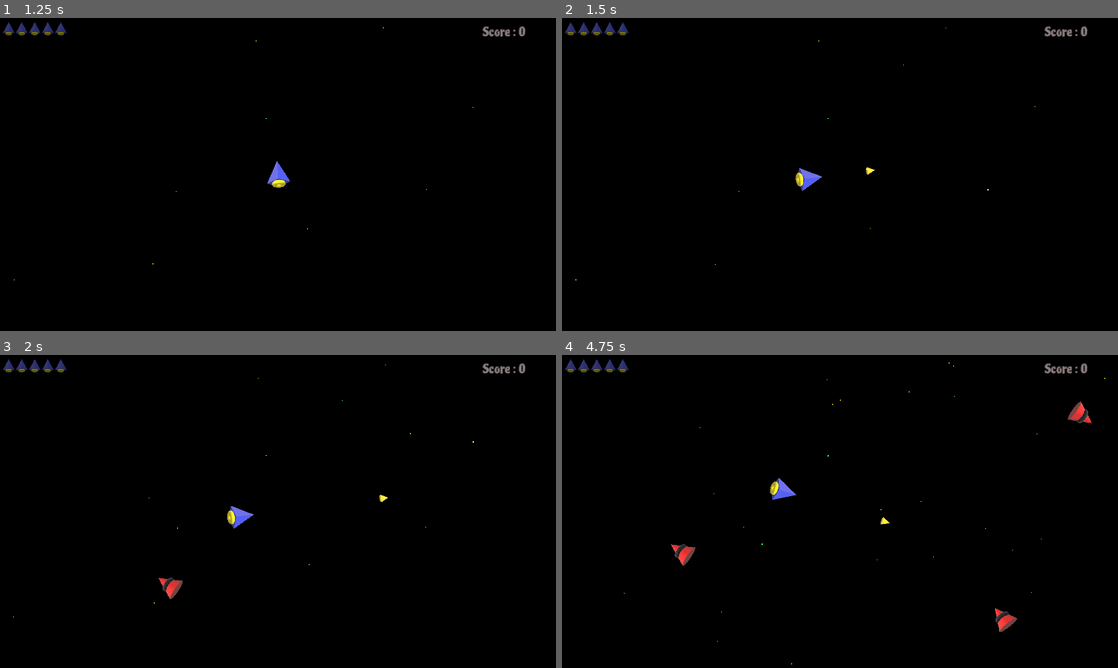
Above: before the commit, frames 1-4 (two rows, left to right).
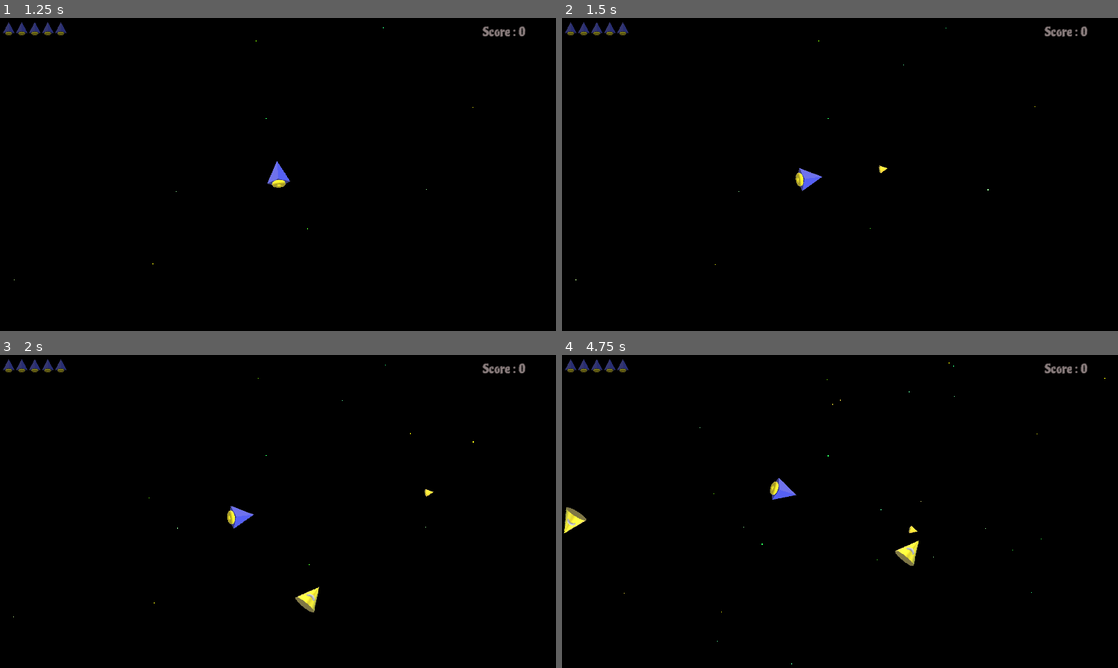
Above: after the commit, the same moments.

Repository: ufrshubham/OneClickRumble
Game: Godot game, scene res://scenes/MainMenu.tscn
Two runs of this game, one before a commit and one after it. Both use one fixed random seed, a clock stepped at 60 frames per second and the inputs below.
Inputs (mouse positions are in pixels of both pictures, inside the frame that each line leads up to):
- Up to frame 1 (1.25 s): click "Play" at 0.5 s
- Up to frame 2 (1.5 s): tap Enter at 1.25 s; move the mouse to (962, 158) at 1.27 s; press the mouse at (962, 158) at 1.28 s
- Up to frame 3 (2 s): no input
- Up to frame 4 (4.75 s): move the mouse to (728, 527) at 2.02 s; release the mouse at (728, 527) at 2.03 s; click (728, 527) at 2.1 s; move the mouse to (895, 442) at 2.77 s; press the mouse at (895, 442) at 2.78 s; move the mouse to (812, 574) at 3.52 s; release the mouse at (812, 574) at 3.53 s; click (812, 574) at 3.6 s; move the mouse to (1006, 558) at 4.27 s; press the mouse at (1006, 558) at 4.28 s

Frame 1 is identical in both runs. In frame 2, less than 0.1% of the frame differs, in the area x 54-59%, y 47-51%; in frame 3, 0.4%; in frame 4, 0.9%, in the area x 0-96%, y 14-89%.

Commit message:
Basic level2 enemy added

Diff:
--- a/scenes/Emeny.tscn
+++ b/scenes/EnemyLevel1.tscn
@@ -1,6 +1,6 @@
 [gd_scene load_steps=5 format=2]
 
-[ext_resource path="res://assets/EnemyRed.png" type="Texture" id=1]
+[ext_resource path="res://assets/EnemyYellow.png" type="Texture" id=1]
 [ext_resource path="res://scripts/Emeny.gd" type="Script" id=2]
 
 [sub_resource type="RectangleShape2D" id=1]
@@ -9,7 +9,7 @@
 [sub_resource type="RectangleShape2D" id=2]
 extents = Vector2( 24.5996, 21.5665 )
 
-[node name="Emeny" type="KinematicBody2D"]
+[node name="EnemyLevel1" type="KinematicBody2D"]
 collision_layer = 4
 collision_mask = 3
 script = ExtResource( 2 )
--- /dev/null
+++ b/scenes/EnemyLevel2.tscn
@@ -0,0 +1,32 @@
+[gd_scene load_steps=5 format=2]
+
+[ext_resource path="res://assets/EnemyRed.png" type="Texture" id=1]
+[ext_resource path="res://scripts/EnemyLevel2.gd" type="Script" id=2]
+
+[sub_resource type="RectangleShape2D" id=1]
+extents = Vector2( 15.4621, 13.9772 )
+
+[sub_resource type="RectangleShape2D" id=2]
+extents = Vector2( 24.5996, 21.5665 )
+
+[node name="EnemyLevel2" type="KinematicBody2D"]
+collision_layer = 4
+collision_mask = 3
+script = ExtResource( 2 )
+
+[node name="CollisionShape2D" type="CollisionShape2D" parent="."]
+position = Vector2( -0.793564, -0.0610437 )
+shape = SubResource( 1 )
+
+[node name="Sprite" type="Sprite" parent="."]
+rotation = 1.5708
+texture = ExtResource( 1 )
+
+[node name="Area2D" type="Area2D" parent="."]
+collision_layer = 4
+collision_mask = 3
+
+[node name="CollisionShape2D" type="CollisionShape2D" parent="Area2D"]
+position = Vector2( -0.610434, 0 )
+shape = SubResource( 2 )
+[connection signal="body_entered" from="Area2D" to="." method="_on_Area2D_body_entered"]
--- a/scenes/Space.tscn
+++ b/scenes/Space.tscn
@@ -20,6 +20,12 @@
 [sub_resource type="SegmentShape2D" id=4]
 a = Vector2( 1280, 0 )
 b = Vector2( 1280, 720 )
+
+[sub_resource type="RectangleShape2D" id=5]
+extents = Vector2( 50, 400 )
+
+[sub_resource type="RectangleShape2D" id=6]
+extents = Vector2( 50, 650 )
 
 [node name="Space" type="Node2D"]
 script = ExtResource( 2 )
@@ -47,6 +53,27 @@
 
 [node name="CollisionShape2D4" type="CollisionShape2D" parent="Boundaries"]
 shape = SubResource( 4 )
+
+[node name="StaticBody2D" type="StaticBody2D" parent="Boundaries"]
+collision_layer = 8
+
+[node name="CollisionShape2D" type="CollisionShape2D" parent="Boundaries/StaticBody2D"]
+position = Vector2( -52.9703, 364.777 )
+shape = SubResource( 5 )
+
+[node name="CollisionShape2D2" type="CollisionShape2D" parent="Boundaries/StaticBody2D"]
+position = Vector2( 1331.85, 360.87 )
+shape = SubResource( 5 )
+
+[node name="CollisionShape2D3" type="CollisionShape2D" parent="Boundaries/StaticBody2D"]
+position = Vector2( 639.226, -52.3513 )
+rotation = 1.5708
+shape = SubResource( 6 )
+
+[node name="CollisionShape2D4" type="CollisionShape2D" parent="Boundaries/StaticBody2D"]
+position = Vector2( 640.358, 772.841 )
+rotation = 1.5708
+shape = SubResource( 6 )
 
 [node name="Stars" type="CPUParticles2D" parent="."]
 position = Vector2( 640, 360 )
--- a/scripts/Emeny.gd
+++ b/scripts/Emeny.gd
@@ -1,13 +1,18 @@
 extends KinematicBody2D
 
+var level = 1
 var velocity = Vector2(50, 0)
 
 func _ready():
 	velocity = velocity.rotated(get_rotation())
 
 func _process(delta):
-# warning-ignore:return_value_discarded
+	# warning-ignore:return_value_discarded
 	move_and_collide(velocity * delta)
+	_custom_process()
+
+func _custom_process():
+	pass
 
 func _on_Area2D_body_entered(body):
 	if body.is_in_group('Player'):
@@ -22,6 +27,9 @@
 	queue_free()
 
 func _handle_projectile_collision(projectile):
-	GlobalData.player_score += 1
+	if level == 1:
+		GlobalData.player_score += 10
+	elif level == 2:
+		GlobalData.player_score += 20
 	projectile.queue_free()
 	queue_free()
--- /dev/null
+++ b/scripts/EnemyLevel2.gd
@@ -0,0 +1,15 @@
+extends "res://scripts/Emeny.gd"
+
+var missile = preload("res://scenes/Missile.tscn")
+
+func _ready():
+	level = 2
+	velocity = Vector2(150, 0)
+	velocity = velocity.rotated(get_rotation())
+
+func _custom_process():
+	var my_dir = velocity.normalized()
+	var player_dir = my_dir.direction_to(GlobalData.player_pos)
+
+	if my_dir.dot(player_dir) < 0.1:
+		print("A sees P!")
--- a/scripts/GlobalData.gd
+++ b/scripts/GlobalData.gd
@@ -3,3 +3,9 @@
 var player_lives = 5
 var player_score = 0
 var player_lives_delete_list = []
+var player_level = 0
+var player_pos = Vector2.ZERO
+var enemy_types = [
+	preload("res://scenes/EnemyLevel1.tscn"),
+	preload("res://scenes/EnemyLevel2.tscn")
+]
--- a/scripts/MainMenu.gd
+++ b/scripts/MainMenu.gd
@@ -1,6 +1,7 @@
 extends Node2D
 
 func _on_PlayButton_button_up():
+# warning-ignore:return_value_discarded
 	get_tree().change_scene("res://scenes/Space.tscn")
 
 func _on_ExitButton_button_up():
--- a/scripts/Missile.gd
+++ b/scripts/Missile.gd
@@ -1,6 +1,6 @@
 extends KinematicBody2D
 
-var velocity = Vector2(350, 0)
+var velocity = Vector2(500, 0)
 
 func _ready():
 	velocity = velocity.rotated(get_rotation())
--- a/scripts/Space.gd
+++ b/scripts/Space.gd
@@ -1,12 +1,12 @@
 extends Node2D
 
 var missile = preload("res://scenes/Missile.tscn")
-var emeny = preload("res://scenes/Emeny.tscn")
 onready var window_dim = get_viewport_rect().size
 
 func _ready():
 	# This will ensure that player gets placed at the center of screen.
 	get_node("Player").set_position(window_dim/2)
+	GlobalData.player_pos = get_node("Player").get_position()
 
 func _input(event):
 	if event.is_action_pressed("Fire"):
@@ -15,8 +15,14 @@
 		get_node("Player").push(500)
 
 func _process(_delta):
+	GlobalData.player_pos = get_node("Player").get_position()
 	if GlobalData.player_lives <= 0:
-		print('Player is dead')
+		pass
+		#print('Player is dead')
+	#if GlobalData.player_score > 80:
+		#GlobalData.player_level = 2
+	if GlobalData.player_score > 100:
+		GlobalData.player_level = 1
 
 func _generate_missile():
 	var new_missile = missile.instance()
@@ -29,7 +35,9 @@
 	add_child(enemy)
 
 func _generate_enemy_at_random_location():
-	var new_enemy = emeny.instance()
+	var enemy_level = randi() % (GlobalData.player_level + 1)
+	#var enemy_level = rand_range(0, GlobalData.player_level)
+	var new_enemy = GlobalData.enemy_types[enemy_level].instance()
 	var position = Vector2.ZERO
 	position.x = randi() % int(window_dim.x)
 	position.y = randi() % int(window_dim.y)
Binary file added: assets/EnemyYellow.png
Not shown: 1 places in scenes/Space.tscn that only renumber resources
